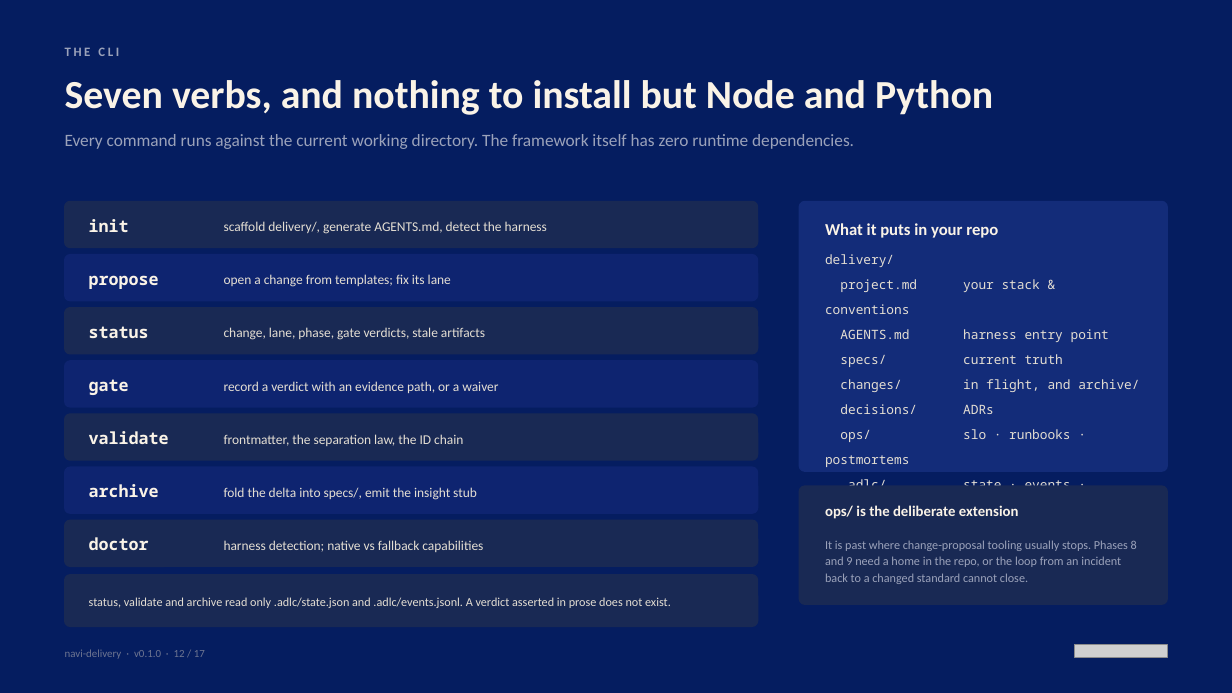
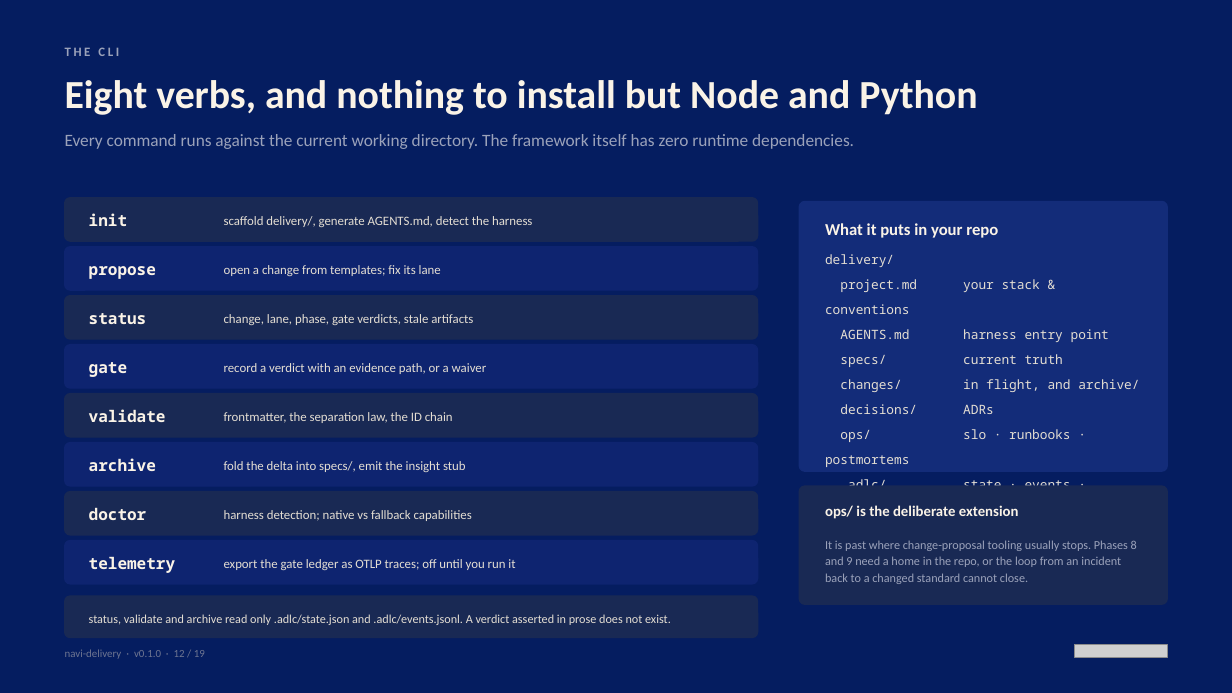
Before and after one commit to avinash-navikenz/agentic-skill-workflow, a slide deck: slide 12 of docs/navi-delivery-overview.pptx. Drawn at 1232x693 pixels with LibreOffice and Linux fonts; fonts in the diff are those of the drawing; grey boxes stand for pictures. Boxes give left, top, right and bottom in pixels: in the first picture for what was removed or moved away, otherwise in the second. Text is boxed around its words. In the diff, an @@ line names an element or a change of style, - is before the commit and + after.

```diff
--- a/docs/navi-delivery-overview.pptx
+++ b/docs/navi-delivery-overview.pptx
@@ text at <box>65,80,977,115</box>: text changed @@
-Seven verbs, and nothing to install but Node and Python
+Eight verbs, and nothing to install but Node and Python
@@ rounded rectangle: place and size @@
-rounded rectangle at <box>65,201,758,248</box>
+rounded rectangle at <box>65,198,758,241</box>
@@ rounded rectangle: place and size @@
-rounded rectangle at <box>65,254,758,300</box>
+rounded rectangle at <box>65,247,758,290</box>
@@ 2 texts, 1 rounded rectangle: place and size @@
-2 texts, 1 rounded rectangle at <box>65,274,758,354</box>
+2 texts, 1 rounded rectangle at <box>65,265,758,339</box>
@@ rounded rectangle: place and size @@
-rounded rectangle at <box>65,360,758,407</box>
+rounded rectangle at <box>65,345,758,388</box>
@@ 3 texts: place and size @@
-3 texts at <box>89,326,498,393</box>
+3 texts at <box>89,313,487,374</box>
@@ 3 texts, 1 rounded rectangle: place and size @@
-3 texts, 1 rounded rectangle at <box>65,379,758,460</box>
+3 texts, 1 rounded rectangle at <box>65,362,758,437</box>
@@ 2 texts, 1 rounded rectangle: place and size @@
-2 texts, 1 rounded rectangle at <box>65,467,758,513</box>
+2 texts, 1 rounded rectangle at <box>65,443,758,486</box>
@@ proportions changed in 8 elements at <box>65,198,758,241</box>, <box>65,247,758,290</box>, <box>65,296,758,339</box>, <box>65,345,758,388</box>, <box>65,596,758,638</box>, <box>65,394,758,437</box>, <box>65,443,758,486</box>, <box>65,492,758,535</box> @@
@@ rounded rectangle: place and size @@
-rounded rectangle at <box>65,520,758,567</box>
+rounded rectangle at <box>65,492,758,535</box>
@@ size 13 to 12.5 pt in 7 elements at <box>89,213,127,226</box>, <box>89,266,156,279</box>, <box>89,313,147,324</box>, <box>89,362,127,377</box>, <box>89,409,166,422</box>, <box>89,458,156,471</box>, <box>89,507,147,520</box> @@
@@ text "doctor": place and size @@
-text "doctor" at <box>89,537,149,550</box>
+text "doctor" at <box>89,507,147,520</box>
@@ size 10.5 to 10 pt in 7 elements at <box>224,216,532,227</box>, <box>224,265,441,276</box>, <box>224,314,473,325</box>, <box>224,363,487,374</box>, <box>224,412,453,423</box>, <box>224,461,466,472</box>, <box>224,510,472,521</box> @@
@@ text "harness detection; native vs fallback ...": place and size @@
-text "harness detection; native vs fallback ..." at <box>224,540,483,552</box>
+text "harness detection; native vs fallback ..." at <box>224,510,472,521</box>
@@ rounded rectangle added at <box>65,541,758,584</box>, fill #0E2470, outline #0E2470 1 pt @@
@@ text added at <box>89,556,176,573</box>, 12.5 pt, text #FAF3E7, bold @@
+telemetry
@@ text added at <box>224,559,515,570</box>, 10 pt, text #E4DED3 @@
+export the gate ledger as OTLP traces; off until you run it
@@ rounded rectangle: place and size @@
-rounded rectangle at <box>65,575,758,627</box>
+rounded rectangle at <box>65,596,758,638</box>
@@ text "status, validate and archive read ...": place and size @@
-text "status, validate and archive read ..." at <box>89,597,671,608</box>
+text "status, validate and archive read ..." at <box>89,614,671,625</box>
```
Also in this commit, not shown: 16 other slides changed, 2 slides added, 4 other files.
